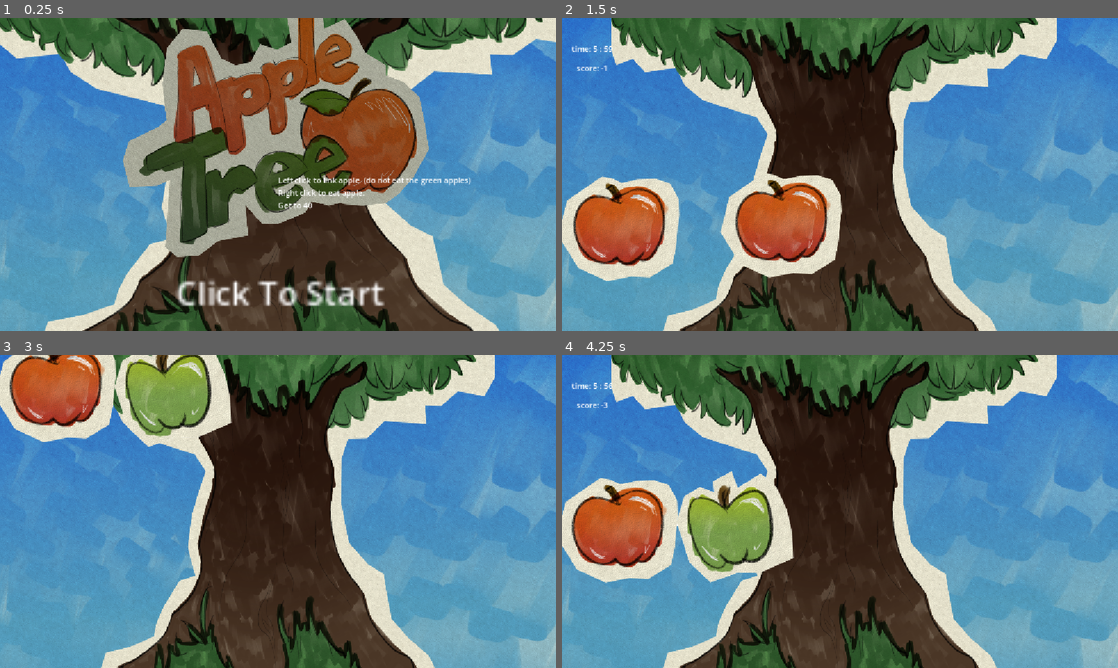
Above: before the commit, frames 1-4 (two rows, left to right).
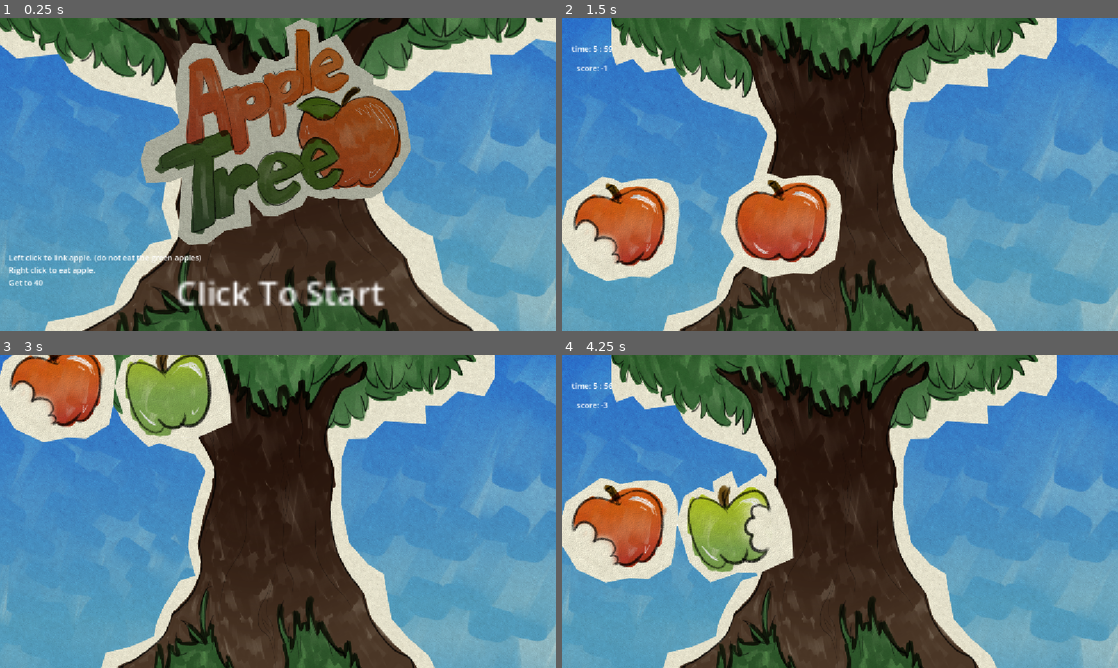
Above: after the commit, the same moments.

Repository: evelicry/Apple-Link
Game: Godot game, scene res://scenes/menu.tscn
The game is run twice, just before and just after one commit, with the same random seed, the same clock (stepped at 60 frames per second) and the same inputs. Sound files missing from this copy of the repository are replaced by a short silence.
Inputs (mouse positions are in pixels of both pictures, inside the frame that each line leads up to):
- Up to frame 1 (0.25 s): no input
- Up to frame 2 (1.5 s): tap Enter at 0.5 s; move the mouse to (962, 158) at 0.52 s; click (962, 158) at 0.67 s; move the mouse to (623, 199) at 1.27 s; click (623, 199) at 1.42 s
- Up to frame 3 (3 s): move the mouse to (222, 611) at 2.02 s; click (222, 611) at 2.17 s; move the mouse to (55, 358) at 2.77 s; click (55, 358) at 2.92 s
- Up to frame 4 (4.25 s): move the mouse to (728, 445) at 3.52 s; click (728, 445) at 3.67 s

The runs differ from the first frame. In frame 1, 15% of the frame differs, in the area x 1-85%, y 0-86%; in frame 2, 0.8%; in frame 3, 0.8%; in frame 4, 1.7%.
Error before the commit: Cannot call method 'play' on a null value. (res://scripts/RealApple.gd:29)

Commit message:
added oscolaiton to the title scrreen

Diff:
--- a/scenes/main.tscn
+++ b/scenes/main.tscn
@@ -6,6 +6,9 @@
 [ext_resource type="Texture2D" uid="uid://3d0pqjqcoqu3" path="res://sprites/apple_tree.webp" id="4_jyhfs"]
 [ext_resource type="Texture2D" uid="uid://dy24eyce547d0" path="res://sprites/sky.webp" id="4_tbgi4"]
 [ext_resource type="PackedScene" uid="uid://cln68yaevk3i8" path="res://scenes/FakeApple.tscn" id="6_tefeu"]
+[ext_resource type="AudioStream" uid="uid://sdq0nx0dpvgk" path="res://audio/music/spencer_yk-little-slimex27s-adventure-151007.mp3" id="7_tipki"]
+[ext_resource type="AudioStream" uid="uid://cd0x5am0aius" path="res://audio/freesound_community-apple-bite-85720.mp3" id="8_85g3d"]
+[ext_resource type="Script" uid="uid://bwck3vgyddbyx" path="res://scripts/eat_stream_player_2d_2.gd" id="9_85g3d"]
 
 [sub_resource type="RectangleShape2D" id="RectangleShape2D_kuldn"]
 size = Vector2(1477, 197)
@@ -73,5 +76,14 @@
 offset_bottom = -143.0
 text = "Score"
 
+[node name="MusicStreamPlayer2D" type="AudioStreamPlayer2D" parent="." unique_id=1306798286]
+stream = ExtResource("7_tipki")
+autoplay = true
+
+[node name="EatStreamPlayer2D2" type="AudioStreamPlayer2D" parent="." unique_id=754536772]
+stream = ExtResource("8_85g3d")
+script = ExtResource("9_85g3d")
+
 [connection signal="area_entered" from="Floor" to="." method="_on_floor_area_entered"]
 [connection signal="timeout" from="AppleSpawnTimer" to="." method="_on_timer_timeout"]
+[connection signal="finished" from="MusicStreamPlayer2D" to="." method="_on_music_stream_player_2d_finished"]
--- a/scenes/menu.tscn
+++ b/scenes/menu.tscn
@@ -4,6 +4,10 @@
 [ext_resource type="Script" uid="uid://cnray6ow1135h" path="res://scripts/result.gd" id="1_mhnvy"]
 [ext_resource type="Texture2D" uid="uid://3d0pqjqcoqu3" path="res://sprites/apple_tree.webp" id="2_mhnvy"]
 [ext_resource type="Texture2D" uid="uid://bxleimb558biq" path="res://sprites/logo.png" id="3_4ytvr"]
+[ext_resource type="Shader" uid="uid://brupv0b4fvb3s" path="res://title_oscolation.gdshader" id="4_4ytvr"]
+
+[sub_resource type="ShaderMaterial" id="ShaderMaterial_choun"]
+shader = ExtResource("4_4ytvr")
 
 [node name="Node2D" type="Node2D" unique_id=282925164]
 script = ExtResource("1_mhnvy")
@@ -16,8 +20,9 @@
 
 [node name="Sprite2D4" type="Sprite2D" parent="." unique_id=2002527282]
 self_modulate = Color(0.729365, 0.74842304, 0.7484216, 1)
+material = SubResource("ShaderMaterial_choun")
 position = Vector2(-3.999999, -94)
-scale = Vector2(0.6565144, 0.6565144)
+scale = Vector2(0.581, 0.581)
 texture = ExtResource("3_4ytvr")
 
 [node name="Label" type="Label" parent="." unique_id=46338928]
@@ -31,8 +36,10 @@
 [node name="Camera2D" type="Camera2D" parent="." unique_id=335923513]
 
 [node name="Label2" type="Label" parent="." unique_id=1954721223]
-offset_right = 40.0
-offset_bottom = 23.0
+offset_left = -558.0
+offset_top = 160.0
+offset_right = -158.0
+offset_bottom = 235.0
 text = "Left click to link apple. (do not eat the green apples)
 Right click to eat apple.
 Get to 40"
--- a/scripts/FakeApple.gd
+++ b/scripts/FakeApple.gd
@@ -13,7 +13,6 @@
 	NOT_HOOKED
 }
 
-@onready var biting_fake: AudioStreamPlayer2D = $"../../BitingFake"
 
 var apple_type: AppleType = AppleType.FAKE
 var apple_status: AppleStatus = AppleStatus.NOT_HOOKED
@@ -27,6 +26,5 @@
 
 		if event.button_index == MOUSE_BUTTON_LEFT:
 			apple_status = AppleStatus.HOOKED
-			biting_fake.play()
 			texture = load("res://sprites/apples/green_bitten.webp")
 			$Timer.start()
--- a/scripts/RealApple.gd
+++ b/scripts/RealApple.gd
@@ -2,7 +2,6 @@
 
 ## this is so the line works!!
 ## also so autocomplete works
-@onready var biting_real: AudioStreamPlayer2D = $"../../BitingReal"
 
 enum AppleType {
 	REAL,
@@ -21,11 +20,10 @@
 	texture = load("res://sprites/apples/red.webp")
 	apple_status = AppleStatus.NOT_HOOKED
 
-func _on_area_2d_input_event(viewport: Node, event: InputEvent, shape_idx: int) -> void:
+func _on_area_2d_input_event(_viewport: Node, event: InputEvent, _shape_idx: int) -> void:
 	if event is InputEventMouseButton and event.pressed:
 
 		if event.button_index == MOUSE_BUTTON_LEFT:
 			apple_status = AppleStatus.HOOKED
-			biting_real.play()
 			texture = load("res://sprites/apples/red_bitten.webp")
 			$Timer.start()
--- /dev/null
+++ b/scripts/eat_stream_player_2d_2.gd
@@ -0,0 +1,14 @@
+extends AudioStreamPlayer2D
+
+
+func _ready() -> void:
+	Global.real_apple_eaten.connect(real_apple_eaten)
+	Global.fake_apple_eaten.connect(fake_apple_eaten)
+
+func real_apple_eaten() -> void:
+	pitch_scale = 1.0
+	play()
+
+func fake_apple_eaten() -> void:
+	pitch_scale = 6.0
+	play()
--- a/scripts/global.gd
+++ b/scripts/global.gd
@@ -13,6 +13,13 @@
 @export var chance_for_fake_apple:int = 3
 
 @export var line:ObjectLinker
+
+@onready var music:AudioStreamPlayer2D = $MusicStreamPlayer2D
+
+signal fake_apple_eaten()
+
+signal real_apple_eaten()
+
 var minute = 0
 var second = 0
 
@@ -20,14 +27,15 @@
 	if event is InputEventMouseButton and event.pressed:
 		if event.button_index == MOUSE_BUTTON_RIGHT:
 			var apples = get_tree().get_nodes_in_group("Apple")
-
 			for apple in apples:
 				if apple.apple_status == apple.AppleStatus.HOOKED:
 
 					if apple.apple_type == apple.AppleType.REAL:
+						real_apple_eaten.emit()
 						points += 1
 
 					elif apple.apple_type == apple.AppleType.FAKE:
+						fake_apple_eaten.emit()
 						points += -3
 
 					apple.queue_free()
@@ -70,3 +78,7 @@
 func _on_floor_area_entered(area: Area2D) -> void:
 	points += -1
 	area.get_parent().queue_free()
+
+
+func _on_music_stream_player_2d_finished() -> void:
+	music.play()
--- /dev/null
+++ b/title_oscolation.gdshader
@@ -0,0 +1,15 @@
+shader_type canvas_item;
+
+void vertex() {
+	// Called for every vertex the material is visible on.
+	VERTEX.y += sin(TIME) * 40.0;
+}
+
+void fragment() {
+	// Called for every pixel the material is visible on.
+}
+
+//void light() {
+//	// Called for every pixel for every light affecting the CanvasItem.
+//	// Uncomment to replace the default light processing function with this one.
+//}
Not shown, added: scripts/eat_stream_player_2d_2.gd.uid
Not shown, added: title_oscolation.gdshader.uid
